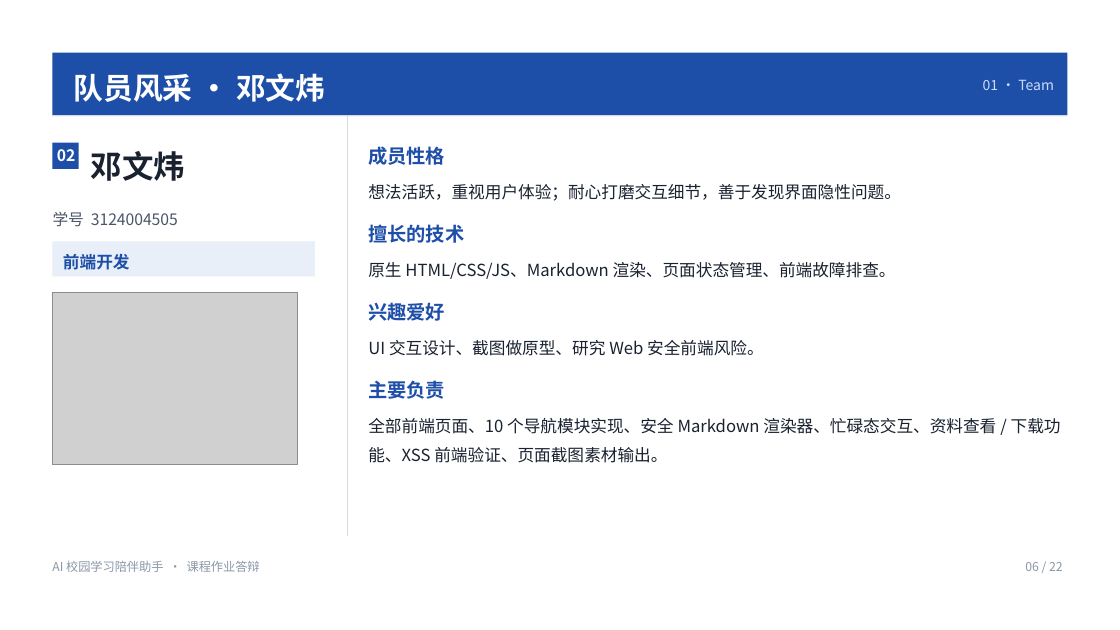
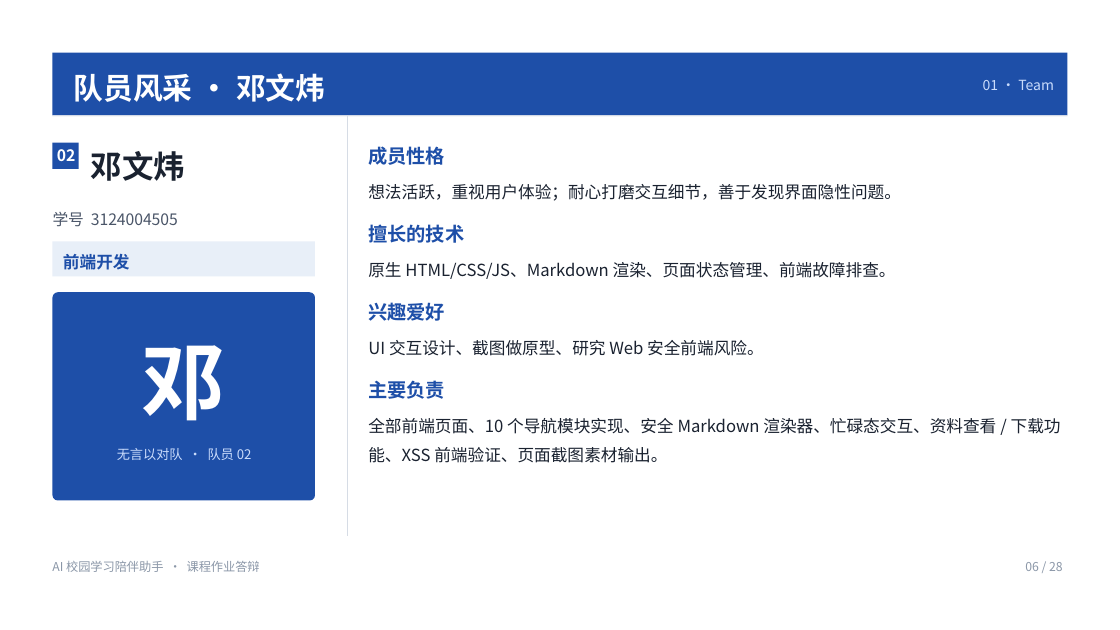
Before and after one commit to kecit33/ai-agent-study, a slide deck: slide 6 of docs/AI校园学习陪伴助手_团队展示与需求分析.pptx. Drawn at 1120x630 pixels with LibreOffice and Linux fonts; fonts in the diff are those of the drawing; grey boxes stand for pictures. Boxes give left, top, right and bottom in pixels: in the first picture for what was removed or moved away, otherwise in the second. Text is boxed around its words. In the diff, an @@ line names an element or a change of style, - is before the commit and + after.

```diff
--- a/docs/AI校园学习陪伴助手_团队展示与需求分析.pptx
+++ b/docs/AI校园学习陪伴助手_团队展示与需求分析.pptx
@@ picture removed at box(52, 292, 297, 465) @@
@@ rounded rectangle added at box(52, 292, 314, 501), fill #1E4FA8 @@
@@ text added at box(142, 345, 226, 421), 72 pt, text #FFFFFF, bold @@
+邓
@@ text added at box(117, 448, 252, 460), 11.2 pt, text #CADCFC @@
+无言以对队 · 队员 02
@@ text at box(1025, 562, 1063, 571): text changed @@
-06 / 22
+06 / 28
```
Also in this commit, not shown: 14 other slides changed, 7 slides added, 1 slide removed, 27 other files.
